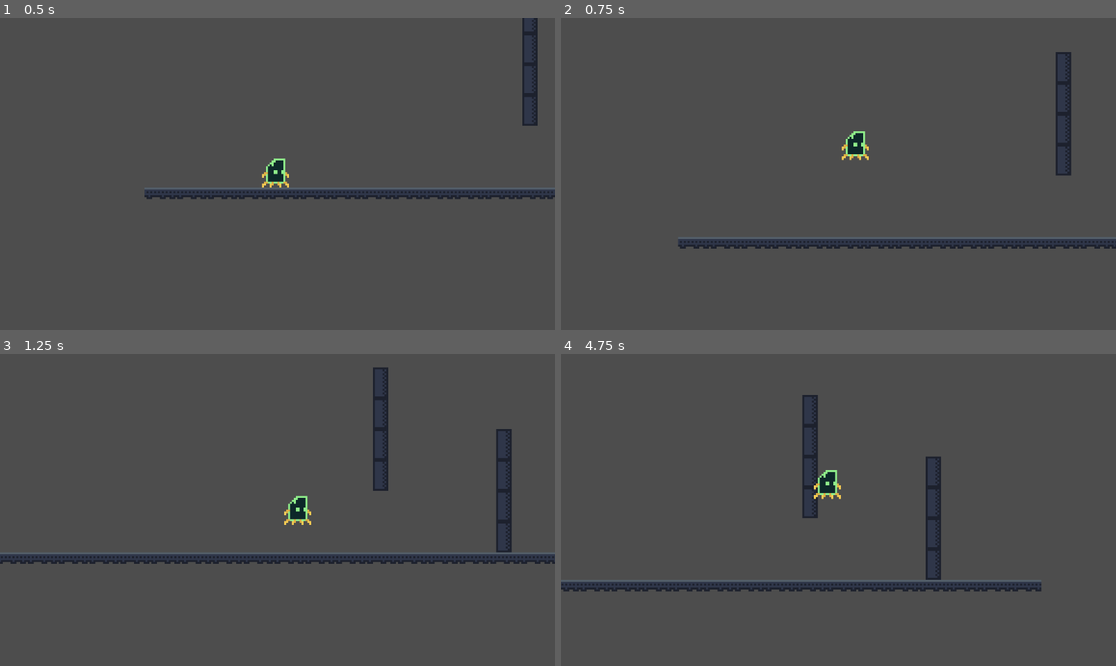
Above: before the commit, frames 1-4 (two rows, left to right).
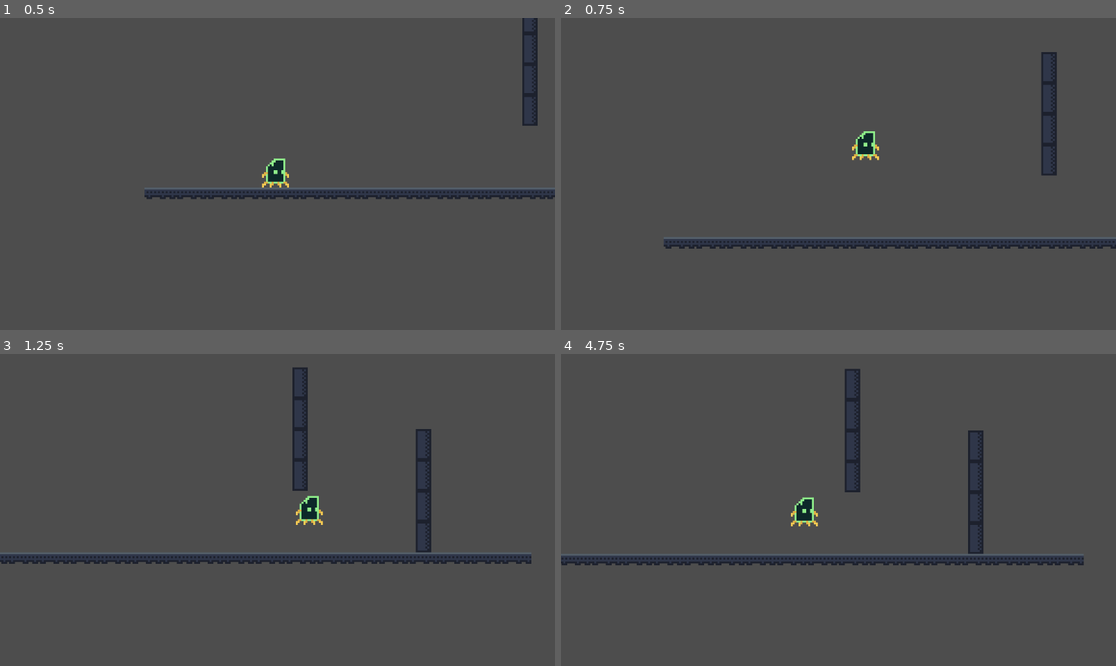
Above: after the commit, the same moments.

Repository: thenightness/Re-Boot
Game: Godot game, scene res://scenes/game.tscn
Same seed, same stepped clock (60 frames per second), same inputs: the game is played once before the commit and once after it.
Inputs:
- Up to frame 1 (0.5 s): no input
- Up to frame 2 (0.75 s): tap Enter at 0.5 s; hold Right (ui_right) from 0.53 s (still down); hold Up (ui_up) from 0.53 s (still down)
- Up to frame 3 (1.25 s): keep holding Right (ui_right); keep holding Up (ui_up)
- Up to frame 4 (4.75 s): release Up (ui_up) at 1.28 s; tap Up (ui_up) at 1.35, 1.52, 1.82, 2.85, 3.02, 3.32, 4.35, 4.52 s; release Right (ui_right) at 2.03 s; hold Left (ui_left) 2.03-2.78 s; hold Up (ui_up) 2.03-2.78 s; hold Right (ui_right) 2.78-4.28 s; hold Up (ui_up) 3.53-4.28 s; hold Left (ui_left) from 4.28 s (still down)

Frame 1 is identical in both runs. In frame 2, 3.0% of the frame differs, in the area x 18-100%, y 10-74%; in frame 3, 5.5%; in frame 4, 10%, in the area x 0-95%, y 4-77%.

Commit message:
change jump speed

Diff:
--- a/scripts/player.gd
+++ b/scripts/player.gd
@@ -1,15 +1,15 @@
 extends CharacterBody2D
 
 
-const movementSpeed = 130.0
+const walkSpeed = 100.0
+const pushSpeed = 200.0
 const jump_velocity = -300.0
-const wall_jump_push = 300.0
 
 
 func _physics_process(delta: float) -> void:
 	var wall_normal = get_wall_normal()
 	var input_direction := Input.get_axis("ui_left", "ui_right")
-	# 1. Standard-Schwerkraft anwenden, wenn man nicht am Boden ist
+	# 1. Luft
 	if not is_on_floor():
 		# 2. Wall-Hang
 		# Prüfen: Berühren wir eine Wand, sind in der Luft und halten "Jump"?
@@ -23,24 +23,26 @@
 			# wall_normal.x ist 1 (Wand links) oder -1 (Wand rechts)
 			if (wall_normal.x > 0 and input_direction > 0) or (wall_normal.x < 0 and input_direction < 0):
 				# Wir geben dem Spieler einen Kick in beide Achsen
-				velocity.x = wall_normal.x * wall_jump_push
+				velocity.x = wall_normal.x * pushSpeed
 				velocity.y = jump_velocity
-
 			#! Optional: Hier eine "Hang"-Animation abspielen
-
 		else:
 			velocity += get_gravity() * delta
-
 	# Handle jump.
 	if Input.is_action_pressed("ui_up") and is_on_floor():
 		velocity.y = jump_velocity
-
-	# Get the input input_direction and handle the movement/deceleration.
-	# As good practice, you should replace UI actions with custom gameplay actions.
-
-	if input_direction:
-		velocity.x = input_direction * movementSpeed
+		velocity.x = input_direction * pushSpeed
+	elif not is_on_floor():
+		# Get the input input_direction and handle the movement/deceleration.
+		if input_direction:
+			velocity.x = input_direction * pushSpeed
+		else:
+			velocity.x = move_toward(velocity.x, 0, pushSpeed)
 	else:
-		velocity.x = move_toward(velocity.x, 0, movementSpeed)
+		# Get the input input_direction and handle the movement/deceleration.
+		if input_direction:
+			velocity.x = input_direction * walkSpeed
+		else:
+			velocity.x = move_toward(velocity.x, 0, walkSpeed)
 
 	move_and_slide()
